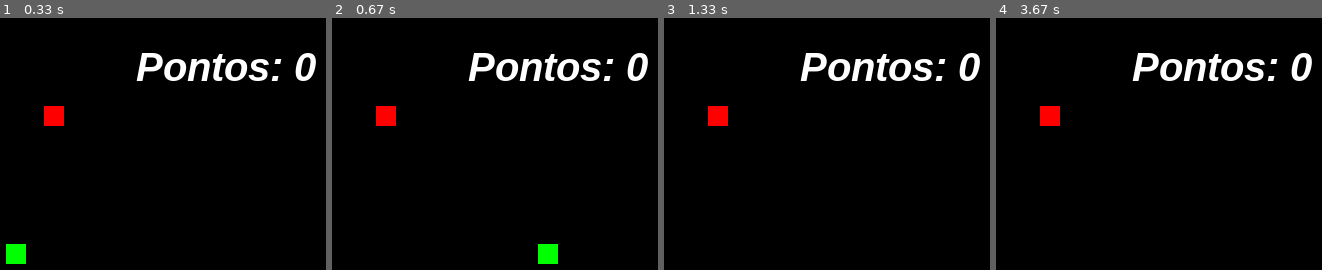
Above: before the commit, frames 1-4 (left to right).
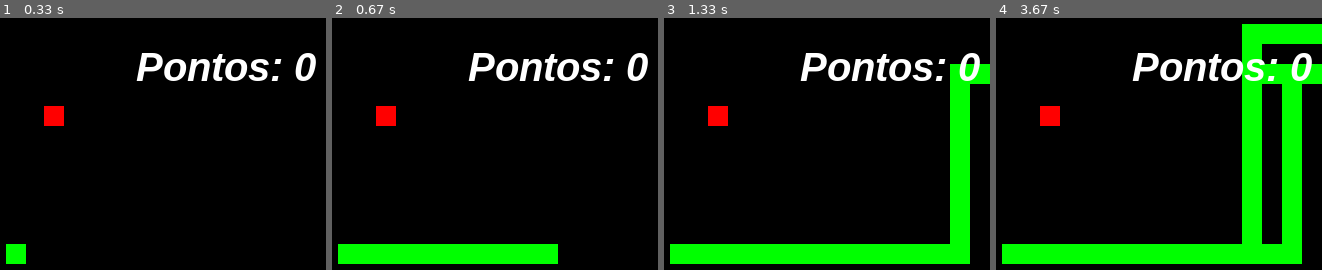
Above: after the commit, the same moments.

Repository: Jonathann8/Codeborne--Python-Games
Game: pygame game, started from SnakeGame/Jogo_BetaV1/Snake_GameV1.py
Two runs of this game, one before a commit and one after it. Both use one fixed random seed, a clock stepped at 60 frames per second and the inputs below.
Inputs:
- Up to frame 1 (0.33 s): no input
- Up to frame 2 (0.67 s): hold D from 0.33 s (still down)
- Up to frame 3 (1.33 s): release D at 0.8 s; hold W 0.83-1.13 s; hold D from 1.17 s (still down)
- Up to frame 4 (3.67 s): release D at 1.63 s; hold A 1.67-2.2 s; hold S 2.23-2.53 s; hold W 3-3.37 s; hold D from 3.4 s (still down)

Frame 1 is identical in both runs. In frame 2, 4.9% of the frame differs, in the area x 1-64%, y 89-98%; in frame 3, 12%; in frame 4, 19%, in the area x 1-100%, y 2-98%.

Commit message:
Update Snake_GameV1.py

Diff:
--- a/SnakeGame/Jogo_BetaV1/Snake_GameV1.py
+++ b/SnakeGame/Jogo_BetaV1/Snake_GameV1.py
@@ -25,6 +25,12 @@
 tela = pygame.display.set_mode((largura, altura))
 pygame.display.set_caption('Primeiro game')
 relogio = pygame.time.Clock()
+lista_cobra = []
+
+def aumenta_cobra(lista_cobra):
+    for XeY in lista_cobra:
+        pygame.draw.rect(tela, (0, 255, 0), (XeY[0], XeY[1], 20, 20))
+
 
 while True:
     relogio.tick(30)
@@ -57,5 +63,13 @@
         pontos += 1
         barulho_colisão.play()
 
+    lista_cabeca = []
+    lista_cabeca.append(x_cobra)
+    lista_cabeca.append(y_cobra)
+
+    lista_cobra.append(lista_cabeca)
+
+    aumenta_cobra(lista_cobra)
+
     tela.blit(texto_formatado, (450, 40))
     pygame.display.update()
